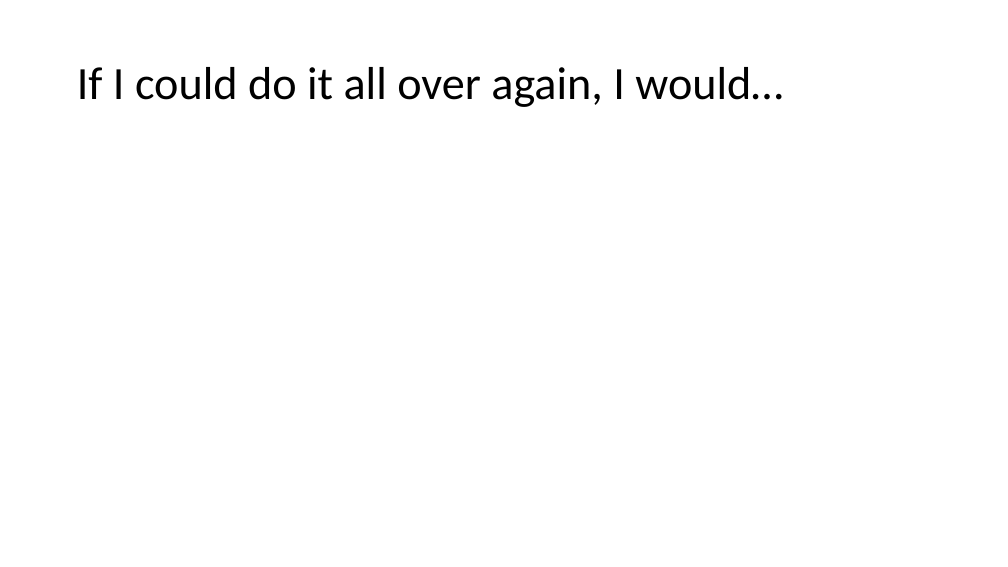
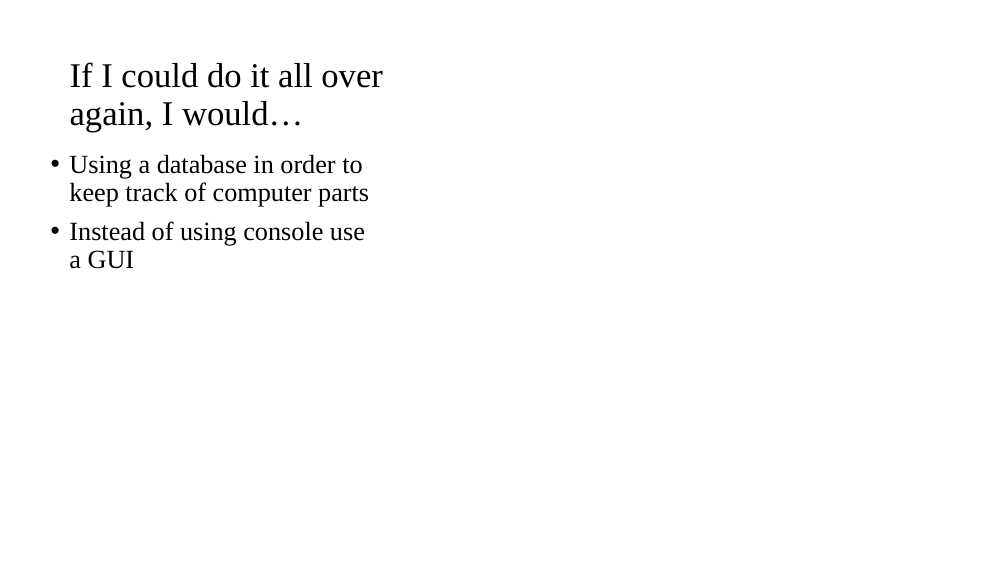
Before and after one commit to JordonBruton/BuildAComputerProgram-, a slide deck: slide 4 of presentation slide deck.pptx. Drawn at 1008x567 pixels with LibreOffice and Linux fonts; fonts in the diff are those of the drawing; background and template pictures are left out. Boxes give left, top, right and bottom in pixels: in the first picture for what was removed or moved away, otherwise in the second. Text is boxed around its words. In the diff, an @@ line names an element or a change of style, - is before the commit and + after.

```diff
--- a/presentation slide deck.pptx
+++ b/presentation slide deck.pptx
@@ freeform shape added at bbox=[0, 0, 464, 483], fill #FFFFFF at 50% opacity @@
@@ freeform shape added at bbox=[0, 0, 450, 467], fill #FFFFFF at 75% opacity @@
@@ title "If I could do it ...": place and size @@
-title "If I could do it ..." at bbox=[77, 67, 783, 107]
+title "If I could do it ..." at bbox=[70, 62, 383, 132]
@@ title "If I could do it ..." at bbox=[70, 62, 383, 132]: size 44 to 33 pt, font Calibri to Times New Roman @@
@@ text added at bbox=[69, 154, 369, 269], 25 pt, text #000000 @@
+• Using a database in order to keep track of computer parts
+• Instead of using console use a GUI
```
Also in this commit, not shown: 1 other slide changed, 3 slides added, 4 slides removed.
